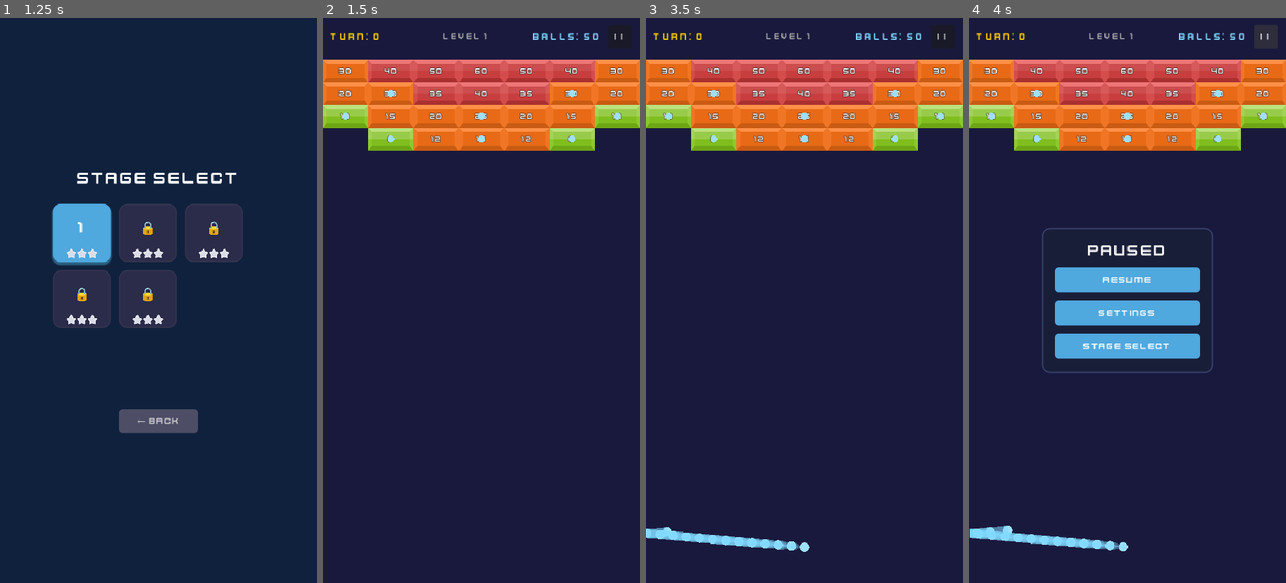
Above: before the commit, frames 1-4 (left to right).
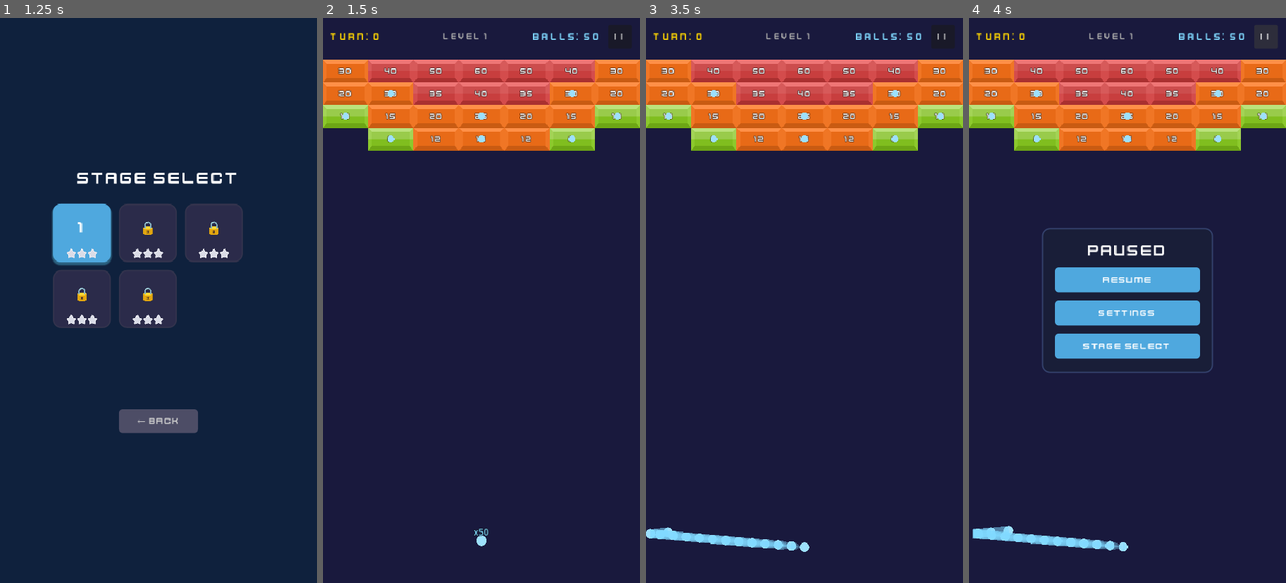
Above: after the commit, the same moments.

Repository: kenny-0114/brick-breaker
Game: Godot game, scene res://scenes/title_screen.tscn
Same seed, same stepped clock (60 frames per second), same inputs: the game is played once before the commit and once after it.
Inputs (mouse positions are in pixels of both pictures, inside the frame that each line leads up to):
- Up to frame 1 (1.25 s): click "▶ PLAY" at 0.5 s
- Up to frame 2 (1.5 s): click (405, 232) at 1.25 s
- Up to frame 3 (3.5 s): click "| |" at 2 s; click "Resume" at 2.75 s
- Up to frame 4 (4 s): click "| |" at 3.5 s

Frame 1 is identical in both runs. In frame 2, less than 0.1% of the frame differs, in the area x 47-53%, y 90-94%; in frame 3, less than 0.1%; in frame 4, less than 0.1%.

Commit message:
fix: launch/landing indicators, ball CCD, stuck ball safety timer
- Show ball icon + count at launch point during AIMING
- Fix landing indicator visibility (z_index=100, larger text)
- Enable continuous collision detection on ball to prevent tunneling at 3x speed
- Add 15s safety timer to force-collect stuck balls

Co-Authored-By: Claude Opus 4.6 (1M context) <noreply@anthropic.com>

Diff:
--- a/scenes/objects/ball.tscn
+++ b/scenes/objects/ball.tscn
@@ -15,6 +15,7 @@
 collision_mask = 1
 physics_material_override = SubResource("SubResource_phys")
 gravity_scale = 0.0
+continuous_cd = 1
 contact_monitor = true
 max_contacts_reported = 4
 script = ExtResource("1_ball")
--- a/scripts/turn_game_scene.gd
+++ b/scripts/turn_game_scene.gd
@@ -24,6 +24,8 @@
 var _cell_height := 34.0
 var _balls_returned := 0
 var _landing_indicator: Node2D = null
+var _launch_indicator: Node2D = null
+var _stuck_timer: Timer = null
 
 @onready var launcher: Node2D = $Launcher
 @onready var brick_container: Node2D = $BrickContainer
@@ -41,6 +43,12 @@
 	floor_zone.body_entered.connect(_on_floor_body_entered)
 	launcher.all_balls_fired.connect(_on_all_balls_fired)
 	launcher.aiming_ended.connect(_on_aiming_ended)
+	# 안전 타이머: 공이 끼였을 때 강제 회수
+	_stuck_timer = Timer.new()
+	_stuck_timer.wait_time = 15.0
+	_stuck_timer.one_shot = true
+	_stuck_timer.timeout.connect(_force_collect_balls)
+	add_child(_stuck_timer)
 	_load_level(GameManager.current_level)
 	_start_aiming()
 
@@ -121,6 +129,7 @@
 	_balls_returned = 0
 	_first_ball_landed = false
 	_hide_landing_indicator()
+	_show_launch_indicator()
 	launcher.set_launch_x(_first_ball_x)
 	launcher.enable_aiming()
 
@@ -128,6 +137,8 @@
 # 조준 해제 시 발사 상태로 전환한다.
 func _on_aiming_ended() -> void:
 	_state = State.FIRING
+	_hide_launch_indicator()
+	_stuck_timer.start()
 
 
 # Launcher가 모든 공을 발사 완료했을 때 호출된다.
@@ -172,6 +183,7 @@
 func _end_turn() -> void:
 	_state = State.TURN_END
 	_set_fast_forward(false)
+	_stuck_timer.stop()
 	GameManager.advance_turn()
 
 	# 벽돌 하강
@@ -254,27 +266,58 @@
 	particles.finished.connect(particles.queue_free)
 
 
+# 발사 지점에 공 아이콘과 개수를 표시한다.
+func _show_launch_indicator() -> void:
+	_hide_launch_indicator()
+	_launch_indicator = Node2D.new()
+	_launch_indicator.z_index = 100
+	_launch_indicator.position = Vector2(_first_ball_x, FLOOR_Y)
+	var icon := Sprite2D.new()
+	icon.texture = preload("res://assets/images/ball/ballBlue_01.png")
+	icon.scale = Vector2(0.12, 0.12)
+	icon.position = Vector2(0, -10)
+	_launch_indicator.add_child(icon)
+	var label := Label.new()
+	label.name = "CountLabel"
+	label.text = "x%d" % GameManager.ball_count
+	label.horizontal_alignment = HORIZONTAL_ALIGNMENT_CENTER
+	label.position = Vector2(-25, -32)
+	label.size = Vector2(50, 20)
+	label.add_theme_font_size_override("font_size", 13)
+	label.add_theme_color_override("font_color", Color(0.5, 0.85, 1.0, 1.0))
+	label.add_theme_color_override("font_outline_color", Color(0, 0, 0, 1))
+	label.add_theme_constant_override("outline_size", 3)
+	_launch_indicator.add_child(label)
+	add_child(_launch_indicator)
+
+
+# 발사 지점 인디케이터를 제거한다.
+func _hide_launch_indicator() -> void:
+	if _launch_indicator != null:
+		_launch_indicator.queue_free()
+		_launch_indicator = null
+
+
 # 공 착지 지점에 인디케이터(공 아이콘 + 회수 카운트)를 생성한다.
 func _create_landing_indicator() -> void:
 	_landing_indicator = Node2D.new()
+	_landing_indicator.z_index = 100
 	_landing_indicator.position = Vector2(_first_ball_x, FLOOR_Y)
-	# 공 아이콘
 	var icon := Sprite2D.new()
 	icon.texture = preload("res://assets/images/ball/ballBlue_01.png")
-	icon.scale = Vector2(0.11, 0.11)
-	icon.position = Vector2(0, -12)
+	icon.scale = Vector2(0.12, 0.12)
+	icon.position = Vector2(0, -10)
 	_landing_indicator.add_child(icon)
-	# 카운트 라벨
 	var label := Label.new()
 	label.name = "CountLabel"
 	label.text = "x1"
 	label.horizontal_alignment = HORIZONTAL_ALIGNMENT_CENTER
-	label.position = Vector2(-20, -30)
-	label.size = Vector2(40, 20)
-	label.add_theme_font_size_override("font_size", 11)
+	label.position = Vector2(-25, -32)
+	label.size = Vector2(50, 20)
+	label.add_theme_font_size_override("font_size", 13)
 	label.add_theme_color_override("font_color", Color(0.5, 0.85, 1.0, 1.0))
 	label.add_theme_color_override("font_outline_color", Color(0, 0, 0, 1))
-	label.add_theme_constant_override("outline_size", 2)
+	label.add_theme_constant_override("outline_size", 3)
 	_landing_indicator.add_child(label)
 	add_child(_landing_indicator)
 
@@ -295,6 +338,16 @@
 		_landing_indicator = null
 
 
+# 안전 타이머 만료 시 남은 공을 강제 회수한다.
+func _force_collect_balls() -> void:
+	for ball in ball_container.get_children():
+		ball.queue_free()
+	# 다음 프레임에서 턴 종료 처리
+	await get_tree().process_frame
+	if _state == State.WAITING or _state == State.FIRING:
+		_end_turn()
+
+
 # 빨리감기를 설정/해제한다.
 func _set_fast_forward(enabled: bool) -> void:
 	_is_fast_forward = enabled
